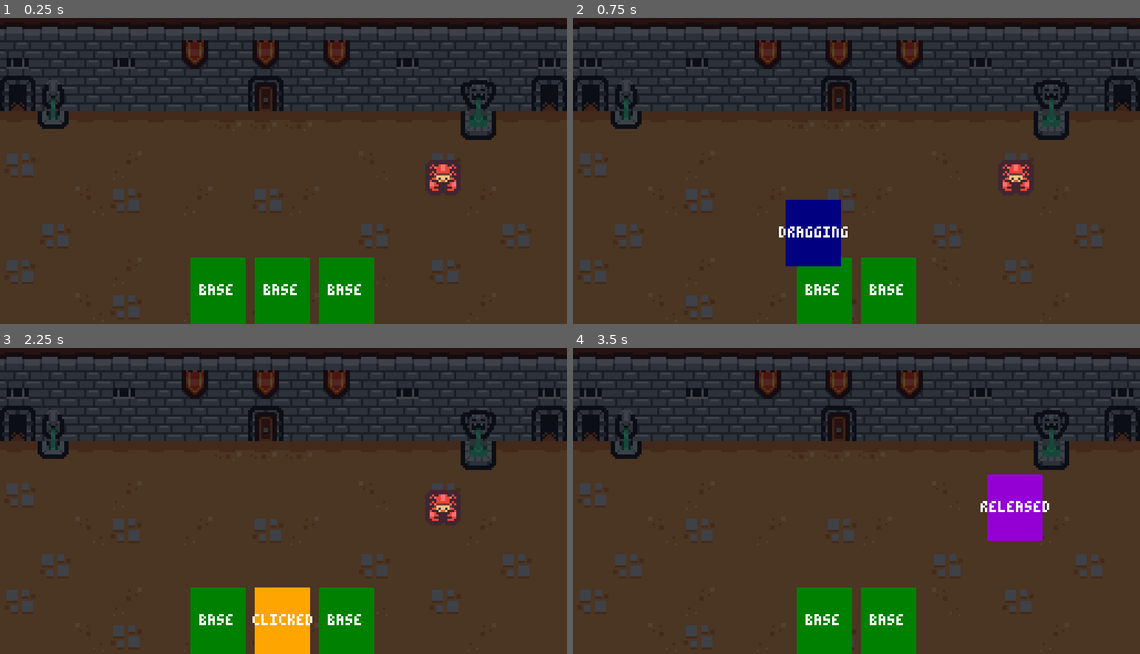
Above: before the commit, frames 1-4 (two rows, left to right).
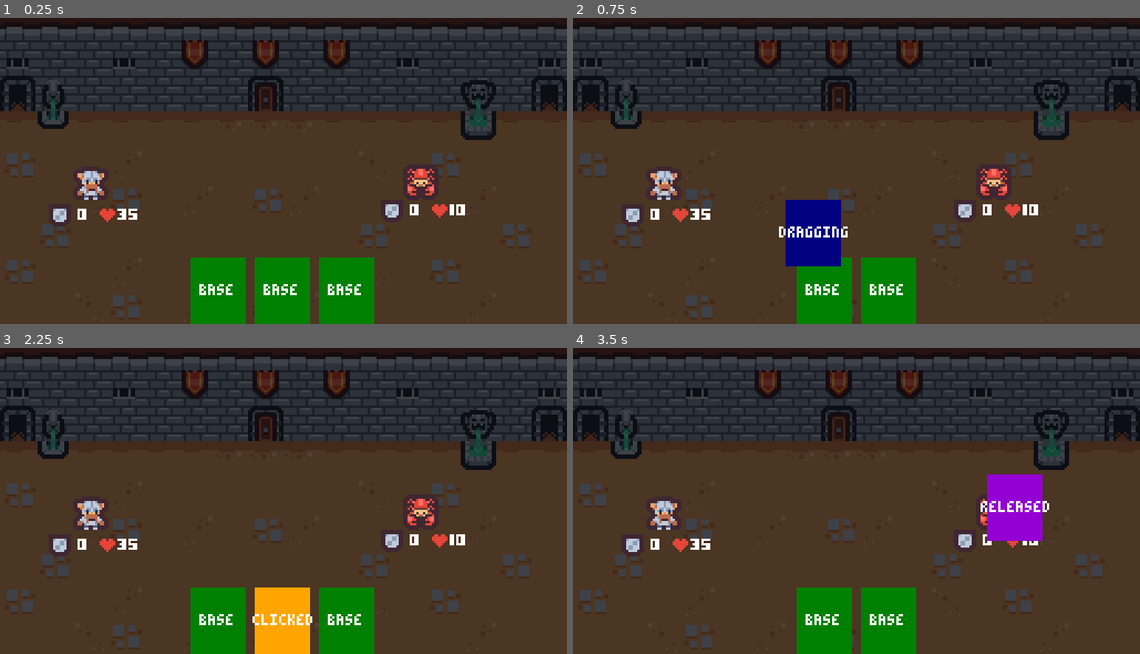
Above: after the commit, the same moments.

Repository: an3wworldfool/Sts-Clone
Game: Godot game, scene res://scenes/battle/battle.tscn
Same seed, same stepped clock (60 frames per second), same inputs: the game is played once before the commit and once after it.
Inputs (mouse positions are in pixels of both pictures, inside the frame that each line leads up to):
- Up to frame 1 (0.25 s): no input
- Up to frame 2 (0.75 s): tap Enter at 0.5 s; drag from (788, 290) to (856, 115) at 0.52 s
- Up to frame 3 (2.25 s): drag from (249, 620) to (283, 445) at 1.27 s; tap Space at 2 s; move the mouse to (283, 620) at 2.02 s; press the mouse at (283, 620) at 2.03 s
- Up to frame 4 (3.5 s): release the mouse at (856, 620) at 2.75 s; tap Enter at 2.75 s; drag from (828, 559) to (1015, 507) at 2.77 s

The runs differ from the first frame. In frame 1, 1.5% of the frame differs, in the area x 9-83%, y 46-69%; in frame 2, 1.5%; in frame 3, 1.5%; in frame 4, 0.9%.

Commit message:
Added enemy and character

Diff:
--- /dev/null
+++ b/characters/warrior/warrior.tres
@@ -0,0 +1,13 @@
+[gd_resource type="Resource" script_class="CharacterStats" load_steps=4 format=3 uid="uid://b4v5yyvv6fbtb"]
+
+[ext_resource type="Script" path="res://custom_resources/character_stats.gd" id="1_8ts3x"]
+[ext_resource type="Texture2D" uid="uid://cpydvk8mq66o5" path="res://art/tile_0087.png" id="1_c8dmr"]
+[ext_resource type="Resource" uid="uid://cm02ljh1ll0k0" path="res://characters/warrior/warrior_starting_deck.tres" id="3_7i4j4"]
+
+[resource]
+script = ExtResource("1_8ts3x")
+starting_deck = ExtResource("3_7i4j4")
+cards_per_turn = 4
+max_mana = 3
+max_health = 35
+art = ExtResource("1_c8dmr")
--- /dev/null
+++ b/characters/warrior/warrior_starting_deck.tres
@@ -0,0 +1,9 @@
+[gd_resource type="Resource" script_class="CardPile" load_steps=4 format=3 uid="uid://cm02ljh1ll0k0"]
+
+[ext_resource type="Resource" uid="uid://gsjim0qlfv57" path="res://characters/warrior/cards/warrior_axe_attack.tres" id="1_cofct"]
+[ext_resource type="Script" path="res://custom_resources/card_pile.gd" id="1_y1lag"]
+[ext_resource type="Resource" uid="uid://cq8miq7qs3ikr" path="res://characters/warrior/cards/warrior_block.tres" id="2_kyp48"]
+
+[resource]
+script = ExtResource("1_y1lag")
+cards = Array[Resource("res://custom_resources/card.gd")]([ExtResource("1_cofct"), ExtResource("1_cofct"), ExtResource("1_cofct"), ExtResource("1_cofct"), ExtResource("1_cofct"), ExtResource("2_kyp48"), ExtResource("2_kyp48"), ExtResource("2_kyp48"), ExtResource("2_kyp48"), ExtResource("2_kyp48")])
--- /dev/null
+++ b/custom_resources/card_pile.gd
@@ -0,0 +1,31 @@
+class_name CardPile
+extends Resource
+
+signal card_pile_size_changed(cards_amount)
+
+@export var cards : Array[Card] = []
+
+func empty() -> bool:
+	return cards.is_empty()
+
+func draw_card() -> Card:
+	var card = cards.pop_front()
+	card_pile_size_changed.emit(cards.size())
+	return card
+
+func add_card(card: Card):
+	cards.append(card)
+	card_pile_size_changed.emit(cards.size())
+
+func shuffle() -> void:
+	cards.shuffle()
+
+func clear() -> void:
+	cards.clear()
+	card_pile_size_changed.emit(cards.size())
+
+func _to_string() -> String:
+	var _card_strings : PackedStringArray = []
+	for i in range(cards.size()):
+		_card_strings.append("%s: %s" % [i+1, cards[i].id ])
+	return "\n".join(_card_strings)
--- /dev/null
+++ b/custom_resources/character_stats.gd
@@ -0,0 +1,31 @@
+class_name CharacterStats
+extends Stats
+
+@export var starting_deck: CardPile
+@export var cards_per_turn: int
+@export var max_mana: int
+
+var mana: int: set = set_mana
+var deck: CardPile
+var discard: CardPile
+var draw_pile: CardPile
+
+func set_mana(value: int) -> void:
+	mana = value
+	stats_changed.emit()
+
+func reset_mana() -> void:
+	self.mana = max_mana
+
+func can_play_card(card: Card) -> bool:
+	return mana >= card.cost
+
+func create_instance() -> Resource:
+	var instance: CharacterStats = self.duplicate()
+	instance.health = max_health
+	instance.block = 0
+	instance.reset_mana()
+	instance.deck = instance.starting_deck.duplicate()
+	instance.draw_pile = CardPile.new()
+	instance.discard = CardPile.new()
+	return instance
--- /dev/null
+++ b/custom_resources/stats.gd
@@ -0,0 +1,40 @@
+class_name Stats
+extends Resource
+
+signal stats_changed
+
+@export var max_health := 1
+@export var art: Texture
+
+var health: int : set = set_health
+var block: int: set = set_block
+
+func set_health(value : int) -> void:
+	#ensure health doesn't drop below 0
+	health = clampi(value, 0, max_health)
+	stats_changed.emit()
+
+func set_block(value: int) -> void:
+	#ensure block doesn't drop below 0
+	block = clampi(value, 0, 999)
+	stats_changed.emit()
+
+func take_damage(damage:int) -> void:
+	if damage <= 0:
+		return
+
+	var initial_damage = damage
+	damage = clampi(damage - block, 0, damage)
+	self.block = clampi(block - initial_damage, 0, block)
+	self.health -= damage
+
+func heal(amount : int) -> void:
+	self.health += amount
+
+#used so that you can crete an enemy/unit dynamically and their stats are
+#independent between each other
+func create_instance() -> Resource:
+	var instance: Stats = self.duplicate()
+	instance.health = max_health
+	instance.block = 0
+	return instance
--- /dev/null
+++ b/enemies/crab/test_enemy.tres
@@ -0,0 +1,9 @@
+[gd_resource type="Resource" script_class="Stats" load_steps=3 format=3 uid="uid://beceq5h7ix3vs"]
+
+[ext_resource type="Script" path="res://custom_resources/stats.gd" id="1_7ql43"]
+[ext_resource type="Texture2D" uid="uid://1u3b3hwqd8yh" path="res://art/tile_0110.png" id="1_tyvl6"]
+
+[resource]
+script = ExtResource("1_7ql43")
+max_health = 10
+art = ExtResource("1_tyvl6")
--- /dev/null
+++ b/enemy/enemy.gd
@@ -0,0 +1,49 @@
+class_name Enemy
+extends Area2D
+
+const ARROW_OFFSET := 5
+
+@export var stats: Stats : set = set_enemy_stats
+
+@onready var sprite_2d: Sprite2D = $Sprite2D
+@onready var arrow: Sprite2D = $Arrow
+@onready var stats_ui: StatsUI = $StatsUI as StatsUI
+
+
+#func to test damage update on the labels
+#func _ready() -> void:
+#	await get_tree().create_timer(2).timeout
+#	take_damage(6)
+#	stats.block += 8
+
+func set_enemy_stats(value: Stats) -> void:
+	stats = value.create_instance()
+
+	if not stats.stats_changed.is_connected(update_stats):
+		stats.stats_changed.connect(update_stats)
+
+	update_enemy()
+
+func update_stats() -> void:
+	stats_ui.update_stats(stats)
+
+func update_enemy() -> void:
+	if not stats is Stats:
+		return
+
+	if not is_inside_tree():
+		await ready
+
+	sprite_2d.texture = stats.art
+	arrow.position = Vector2.RIGHT * (sprite_2d.get_rect().size.x / 2 + ARROW_OFFSET)
+
+	update_stats()
+
+func take_damage(damage: int) -> void:
+	if stats.health <= 0:
+		return
+
+	stats.take_damage(damage)
+
+	if stats.health <= 0:
+		queue_free()
--- /dev/null
+++ b/enemy/enemy.tscn
@@ -0,0 +1,28 @@
+[gd_scene load_steps=6 format=3 uid="uid://cp8g36jmrfyrc"]
+
+[ext_resource type="Script" path="res://enemy/enemy.gd" id="1_7epio"]
+[ext_resource type="Texture2D" uid="uid://1u3b3hwqd8yh" path="res://art/tile_0110.png" id="1_nqtay"]
+[ext_resource type="Texture2D" uid="uid://bb3rcs5nqntir" path="res://art/arrow.png" id="3_lnqm8"]
+[ext_resource type="PackedScene" uid="uid://btuadcshj5t0o" path="res://scenes/ui/stats_ui.tscn" id="4_lnobe"]
+
+[sub_resource type="RectangleShape2D" id="RectangleShape2D_ewpgt"]
+
+[node name="Enemy" type="Area2D" groups=["enemies"]]
+collision_layer = 4
+script = ExtResource("1_7epio")
+
+[node name="Sprite2D" type="Sprite2D" parent="."]
+texture = ExtResource("1_nqtay")
+
+[node name="CollisionShape2D" type="CollisionShape2D" parent="."]
+shape = SubResource("RectangleShape2D_ewpgt")
+
+[node name="Arrow" type="Sprite2D" parent="."]
+visible = false
+position = Vector2(17, 0)
+rotation = -1.5708
+texture = ExtResource("3_lnqm8")
+
+[node name="StatsUI" parent="." instance=ExtResource("4_lnobe")]
+offset_top = 5.0
+offset_bottom = 21.0
--- a/global/events.gd
+++ b/global/events.gd
@@ -1,4 +1,5 @@
 extends Node
 # Card related events
+#Event Bus signals
 signal card_aim_started(card_ui: CardUI)
 signal card_aim_ended(card_ui: CardUI)
--- a/scenes/battle/battle.tscn
+++ b/scenes/battle/battle.tscn
@@ -1,17 +1,18 @@
-[gd_scene load_steps=10 format=3 uid="uid://bthbp32op0afk"]
+[gd_scene load_steps=12 format=3 uid="uid://bthbp32op0afk"]
 
 [ext_resource type="Texture2D" uid="uid://cp4iq5fd6j8be" path="res://art/background.png" id="1_3w251"]
-[ext_resource type="Texture2D" uid="uid://1u3b3hwqd8yh" path="res://art/tile_0110.png" id="2_cmyxl"]
+[ext_resource type="PackedScene" uid="uid://cp8g36jmrfyrc" path="res://enemy/enemy.tscn" id="2_5nnha"]
 [ext_resource type="PackedScene" uid="uid://cmniv8mnam6j2" path="res://scenes/card_ui/card_ui.tscn" id="2_expns"]
 [ext_resource type="Script" path="res://scenes/ui/hand.gd" id="2_srhxj"]
 [ext_resource type="PackedScene" uid="uid://hmee4jnjvjd6" path="res://scenes/card_target_selector/card_target_selector.tscn" id="3_kt6ie"]
+[ext_resource type="PackedScene" uid="uid://bdm4n8x3hylfq" path="res://scenes/player/player.tscn" id="3_mdfsj"]
+[ext_resource type="Resource" uid="uid://beceq5h7ix3vs" path="res://enemies/crab/test_enemy.tres" id="3_te6ya"]
+[ext_resource type="Resource" uid="uid://b4v5yyvv6fbtb" path="res://characters/warrior/warrior.tres" id="4_jbh4c"]
 [ext_resource type="Resource" uid="uid://gsjim0qlfv57" path="res://characters/warrior/cards/warrior_axe_attack.tres" id="5_yjj8j"]
 [ext_resource type="Resource" uid="uid://cq8miq7qs3ikr" path="res://characters/warrior/cards/warrior_block.tres" id="6_e7ule"]
 
 [sub_resource type="RectangleShape2D" id="RectangleShape2D_kxycp"]
 size = Vector2(256, 100)
-
-[sub_resource type="RectangleShape2D" id="RectangleShape2D_ewpgt"]
 
 [node name="Battle" type="Node2D"]
 metadata/_edit_lock_ = true
@@ -30,15 +31,13 @@
 shape = SubResource("RectangleShape2D_kxycp")
 debug_color = Color(0, 0.6, 0.701961, 0.207843)
 
-[node name="Enemy" type="Area2D" parent="."]
-position = Vector2(200, 78)
-collision_layer = 4
+[node name="Enemy" parent="." instance=ExtResource("2_5nnha")]
+position = Vector2(190, 80)
+stats = ExtResource("3_te6ya")
 
-[node name="Sprite2D" type="Sprite2D" parent="Enemy"]
-texture = ExtResource("2_cmyxl")
-
-[node name="CollisionShape2D" type="CollisionShape2D" parent="Enemy"]
-shape = SubResource("RectangleShape2D_ewpgt")
+[node name="Player" parent="." instance=ExtResource("3_mdfsj")]
+position = Vector2(41, 80)
+stats = ExtResource("4_jbh4c")
 
 [node name="CardTargetSelector" parent="." instance=ExtResource("3_kt6ie")]
 
--- /dev/null
+++ b/scenes/player/player.gd
@@ -0,0 +1,37 @@
+class_name Player
+extends Node2D
+
+@export var stats: CharacterStats : set = set_character_stats
+
+@onready var sprite_2d: Sprite2D = $Sprite2D
+@onready var stats_ui: StatsUI = $StatsUI as StatsUI
+
+func set_character_stats(value: CharacterStats) -> void:
+	stats = value.create_instance()
+
+	if not stats.stats_changed.is_connected(update_stats):
+		stats.stats_changed.connect(update_stats)
+
+	update_player()
+
+func update_player() -> void:
+	if not stats is CharacterStats:
+		return
+
+	if not is_inside_tree():
+		await ready
+
+	sprite_2d.texture = stats.art
+	update_stats()
+
+func update_stats() -> void:
+	stats_ui.update_stats(stats)
+
+func take_damage(damage: int) -> void:
+	if stats.health <=0:
+		return
+
+	stats.take_damage(damage)
+
+	if stats.health <=0:
+		queue_free()
--- /dev/null
+++ b/scenes/player/player.tscn
@@ -0,0 +1,15 @@
+[gd_scene load_steps=4 format=3 uid="uid://bdm4n8x3hylfq"]
+
+[ext_resource type="Script" path="res://scenes/player/player.gd" id="1_etafm"]
+[ext_resource type="Texture2D" uid="uid://cpydvk8mq66o5" path="res://art/tile_0087.png" id="2_h8426"]
+[ext_resource type="PackedScene" uid="uid://btuadcshj5t0o" path="res://scenes/ui/stats_ui.tscn" id="3_hknre"]
+
+[node name="Player" type="Node2D" groups=["player"]]
+script = ExtResource("1_etafm")
+
+[node name="Sprite2D" type="Sprite2D" parent="."]
+texture = ExtResource("2_h8426")
+
+[node name="StatsUI" parent="." instance=ExtResource("3_hknre")]
+offset_top = 7.0
+offset_bottom = 23.0
--- /dev/null
+++ b/scenes/ui/stats_ui.gd
@@ -0,0 +1,14 @@
+class_name StatsUI
+extends HBoxContainer
+
+@onready var block: HBoxContainer = $Block
+@onready var block_label: Label = %BlockLabel
+@onready var health: HBoxContainer = $Health
+@onready var health_label: Label = %HealthLabel
+
+func update_stats(stats: Stats) -> void:
+	block_label.text = str(stats.block)
+	health_label.text = str(stats.health)
+
+	block.visible = stats.block > 0
+	block.visible = stats.health > 0
--- /dev/null
+++ b/scenes/ui/stats_ui.tscn
@@ -0,0 +1,53 @@
+[gd_scene load_steps=5 format=3 uid="uid://btuadcshj5t0o"]
+
+[ext_resource type="Script" path="res://scenes/ui/stats_ui.gd" id="1_7nndo"]
+[ext_resource type="Texture2D" uid="uid://oe7v35ii8vrs" path="res://art/tile_0102.png" id="1_icsvo"]
+[ext_resource type="Theme" uid="uid://bkb0mxelwu3vj" path="res://main_theme.tres" id="2_f8lxw"]
+[ext_resource type="Texture2D" uid="uid://d0edy7thj8ce6" path="res://art/heart.png" id="3_jh1ha"]
+
+[node name="StatsUI" type="HBoxContainer"]
+anchors_preset = 5
+anchor_left = 0.5
+anchor_right = 0.5
+offset_left = -45.0
+offset_right = 45.0
+offset_bottom = 16.0
+grow_horizontal = 2
+alignment = 1
+script = ExtResource("1_7nndo")
+
+[node name="Block" type="HBoxContainer" parent="."]
+layout_mode = 2
+theme_override_constants/separation = 0
+
+[node name="BlockImage" type="TextureRect" parent="Block"]
+layout_mode = 2
+texture = ExtResource("1_icsvo")
+stretch_mode = 3
+
+[node name="BlockLabel" type="Label" parent="Block"]
+unique_name_in_owner = true
+layout_mode = 2
+size_flags_vertical = 1
+theme = ExtResource("2_f8lxw")
+text = "6"
+horizontal_alignment = 1
+vertical_alignment = 1
+
+[node name="Health" type="HBoxContainer" parent="."]
+layout_mode = 2
+theme_override_constants/separation = 0
+
+[node name="HealthImage" type="TextureRect" parent="Health"]
+layout_mode = 2
+texture = ExtResource("3_jh1ha")
+stretch_mode = 3
+
+[node name="HealthLabel" type="Label" parent="Health"]
+unique_name_in_owner = true
+layout_mode = 2
+size_flags_vertical = 1
+theme = ExtResource("2_f8lxw")
+text = "10"
+horizontal_alignment = 1
+vertical_alignment = 1
